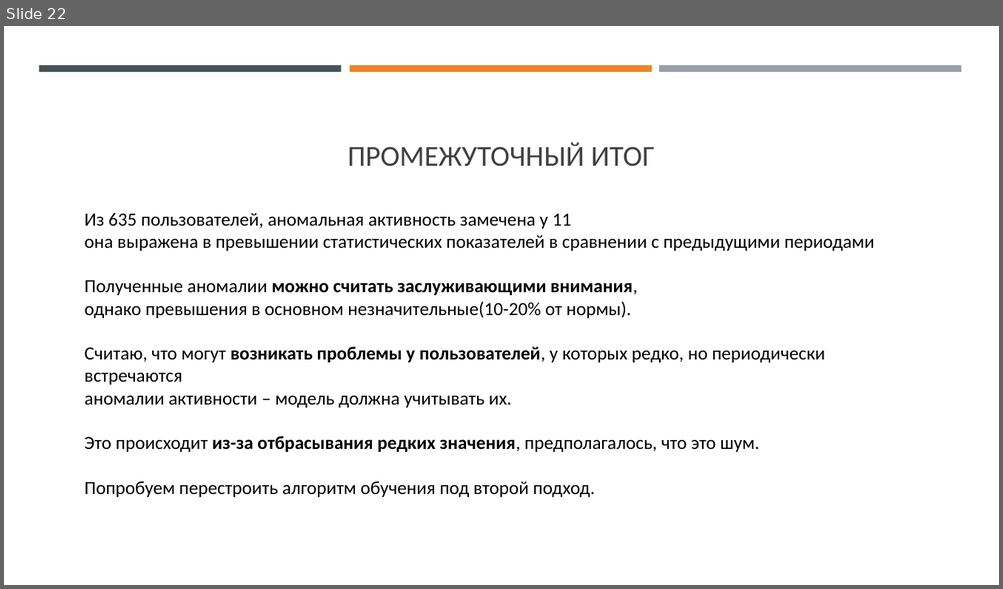
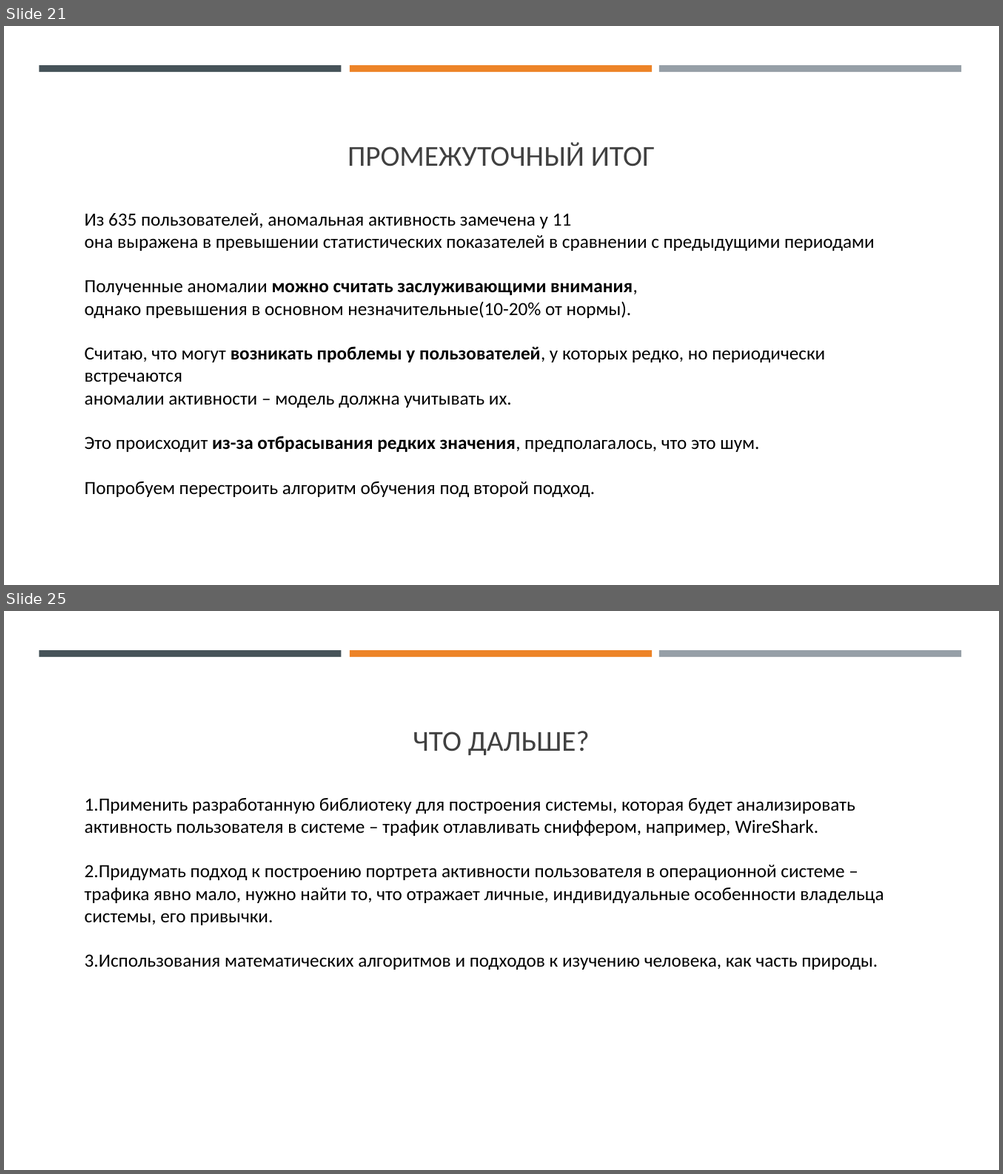
Before and after one commit to SkibaSAY/IPS_University, a slide deck: IPSLib/Documentation/Доклад для конференции/Доклад.pptx. Shown one above the other, each under a label of ours: slide 22 before the commit, slides 21 and 25 after it; the slides between them are not shown. The pictures are 1003x589 and 1003x1174 pixels, drawn with LibreOffice and Linux fonts; fonts in the diff are those of the drawing. Boxes give left, top, right and bottom in pixels: in the first picture for what was removed or moved away, otherwise in the second. Text is boxed around its words. In the diff, an @@ line names an element or a change of style, - is before the commit and + after.

```diff
--- a/IPSLib/Documentation/Доклад для конференции/Доклад.pptx
+++ b/IPSLib/Documentation/Доклад для конференции/Доклад.pptx
@@ slide 25 added at <box>4,611,999,1170</box>, background #FFFFFF; not listed: 3 template elements that a slide beside it also shows @@
@@ title added at <box>412,731,589,755</box>, 28 pt, text #404040 @@
+ЧТО ДАЛЬШЕ?
@@ text added at <box>85,798,883,970</box>, 18 pt, text #000000 @@
+1.Применить разработанную библиотеку для построения системы, которая будет анализировать активность пользователя в системе – трафик отлавливать сниффером, например, WireShark.
+2.Придумать подход к построению портрета активности пользователя в операционной системе – трафика явно мало, нужно найти то, что отражает личные, индивидуальные особенности владельца системы, его привычки.
+3.Использования математических алгоритмов и подходов к изучению человека, как часть природы.
@@ what was slide 22 is now slide 21 @@
```
Also in this commit, not shown: 1 slide changed, 3 other slides added, 3 other files.
